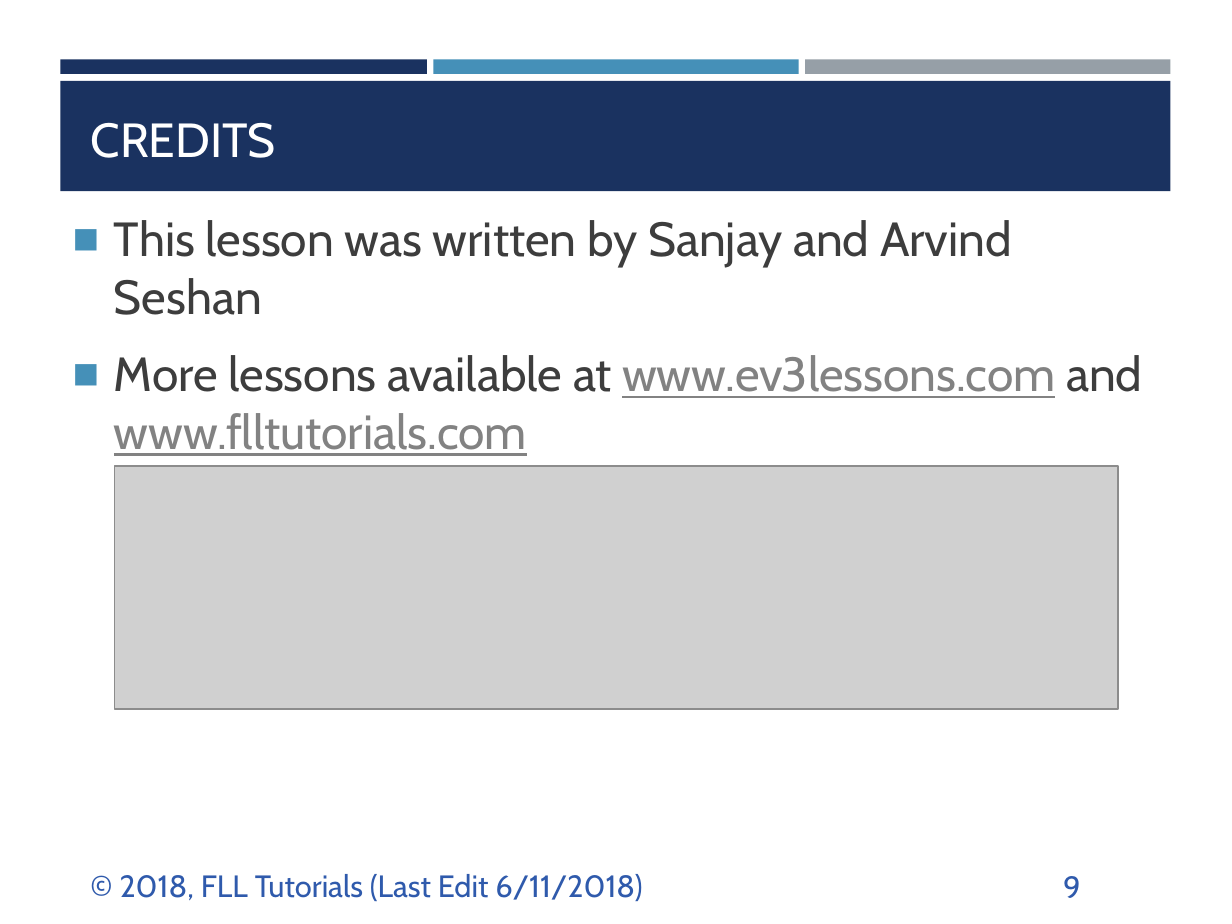
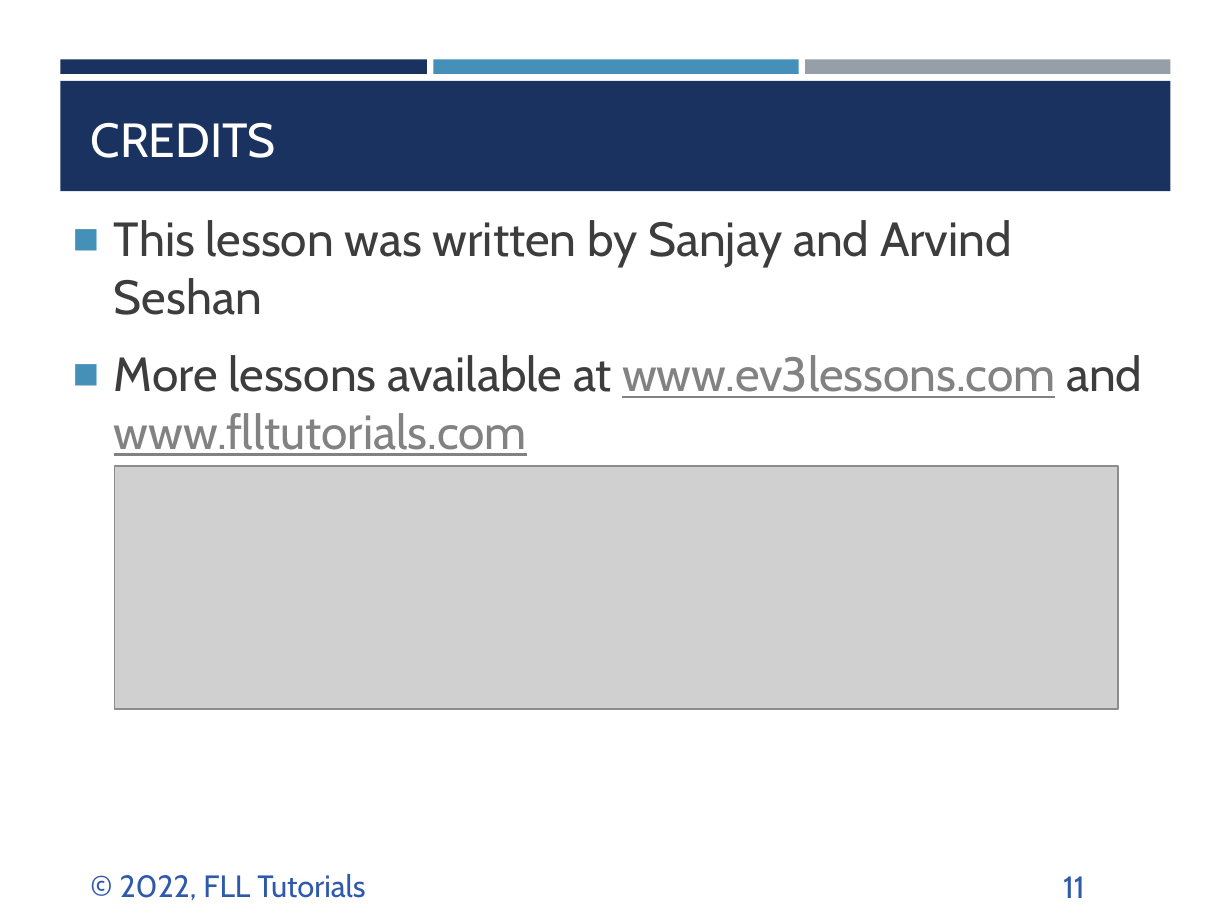
Before and after one commit to ev3lessons/FLL-Tutorials, a slide deck: slide 11 of translations/en-us/Project/Identify.pptx (slide 9 before the commit). Drawn at 1232x924 pixels with LibreOffice and Linux fonts; fonts in the diff are those of the drawing; grey boxes stand for pictures. Boxes give left, top, right and bottom in pixels: in the first picture for what was removed or moved away, otherwise in the second. Text is boxed around its words. In the diff, an @@ line names an element or a change of style, - is before the commit and + after.

```diff
--- a/translations/en-us/Project/Identify.pptx
+++ b/translations/en-us/Project/Identify.pptx
@@ text at (120, 874, 365, 900): text changed @@
-© 2018, FLL Tutorials (Last Edit 6/11/2018)
+© 2022, FLL Tutorials
@@ page number at (1063, 876, 1085, 898): text changed @@
-9
+11
```
Also in this commit, not shown: 7 other slides changed, 2 slides added, 10 other files.
